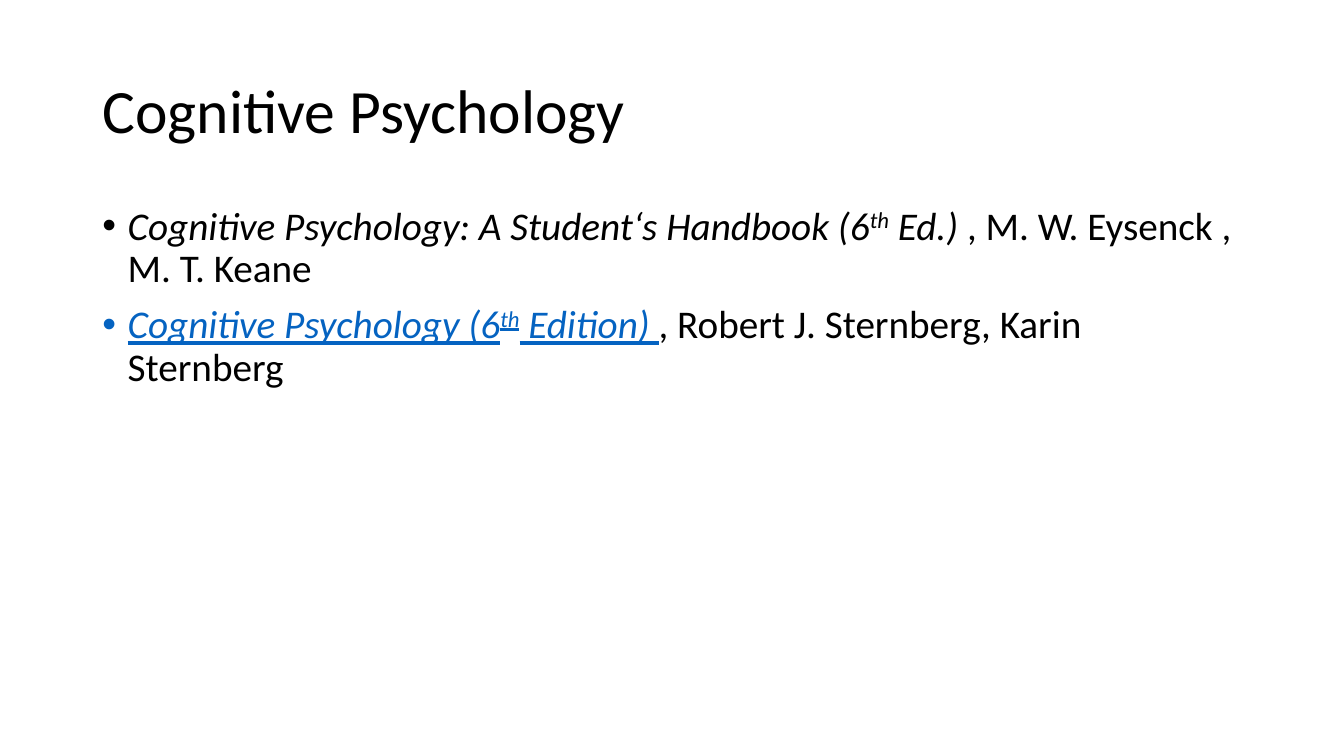
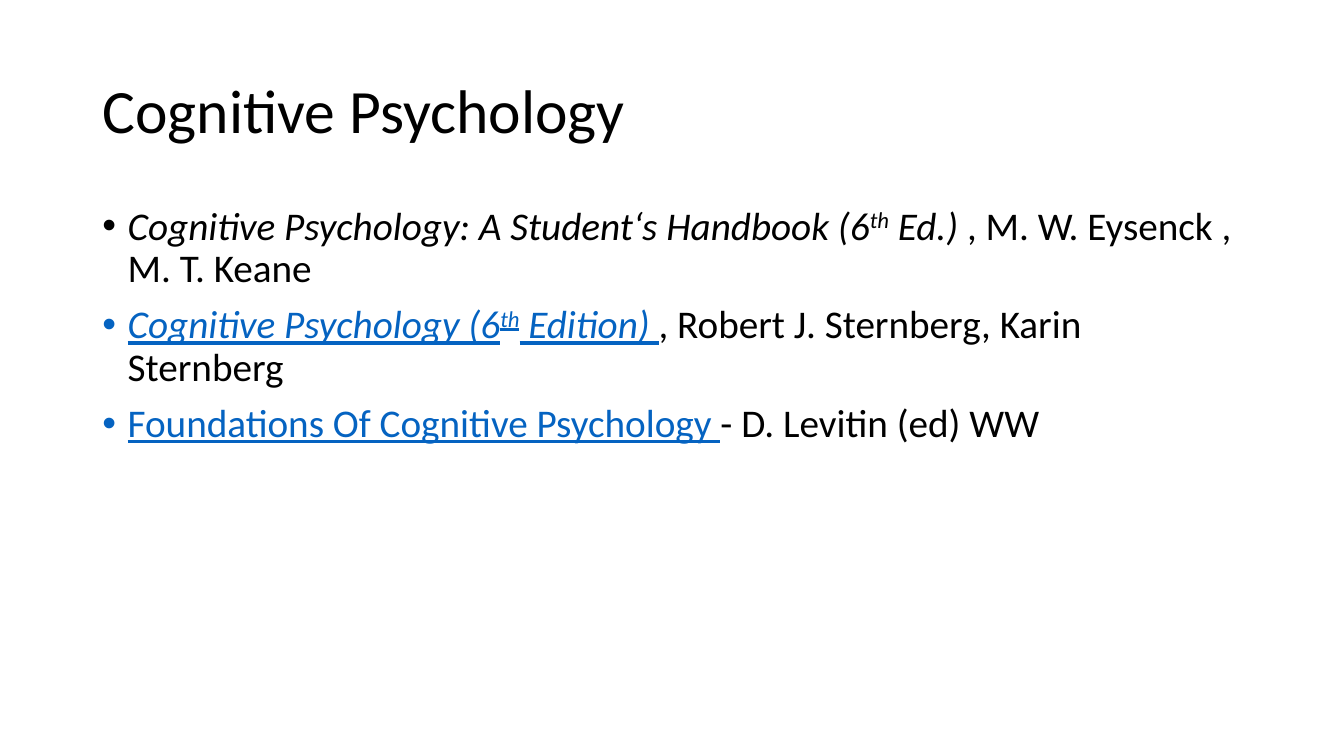
Before and after one commit to PatriciaXiao/Conclusion, a slide deck: slide 15 of Conclusion.pptx (slide 16 before the commit). Drawn at 1344x756 pixels with LibreOffice and Linux fonts; fonts in the diff are those of the drawing. Boxes give left, top, right and bottom in pixels: in the first picture for what was removed or moved away, otherwise in the second. Text is boxed around its words. In the diff, an @@ line names an element or a change of style, - is before the commit and + after.

Commit message:
11092015
Ruled out the neccessartity of reading the articles written by Jung,
Freud and Alder. They are concentrating on the content. Rudolf Arnheim
cares about the construction. However, perhaps Jung's work is worthwhile
to be read through. But not now, not before Arnheim's and Cognitive
Psychology.

```diff
--- a/Conclusion.pptx
+++ b/Conclusion.pptx
@@ text at [128, 408, 1039, 444]: paragraph added @@
+• Foundations Of Cognitive Psychology - D. Levitin (ed) WW
```
Also in this commit, not shown: 9 other slides changed, 1 slide removed, 4 other files.
